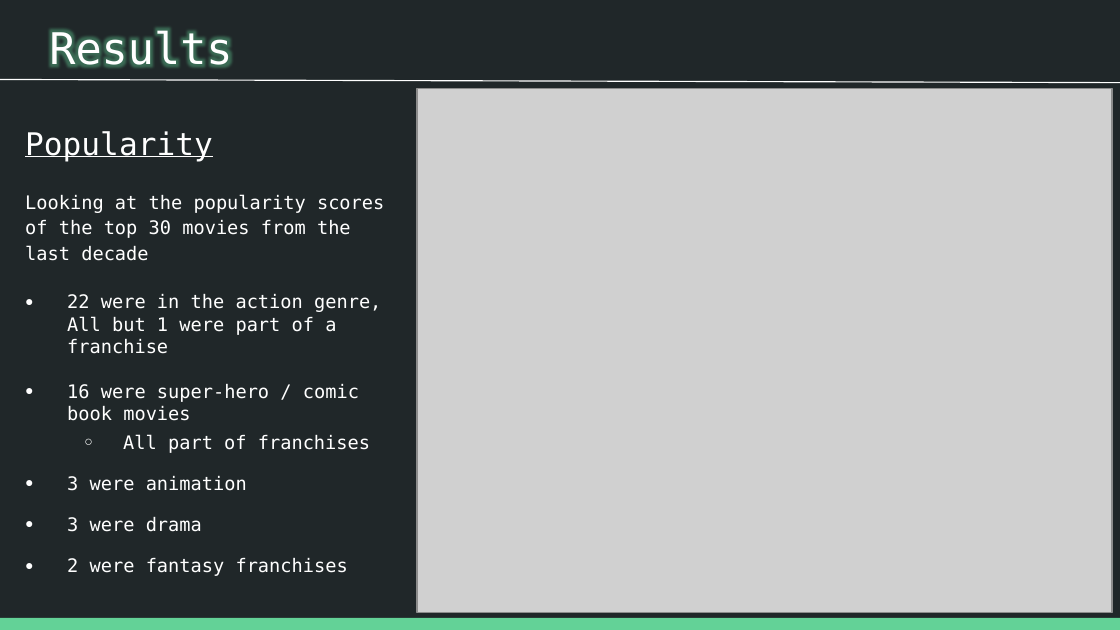
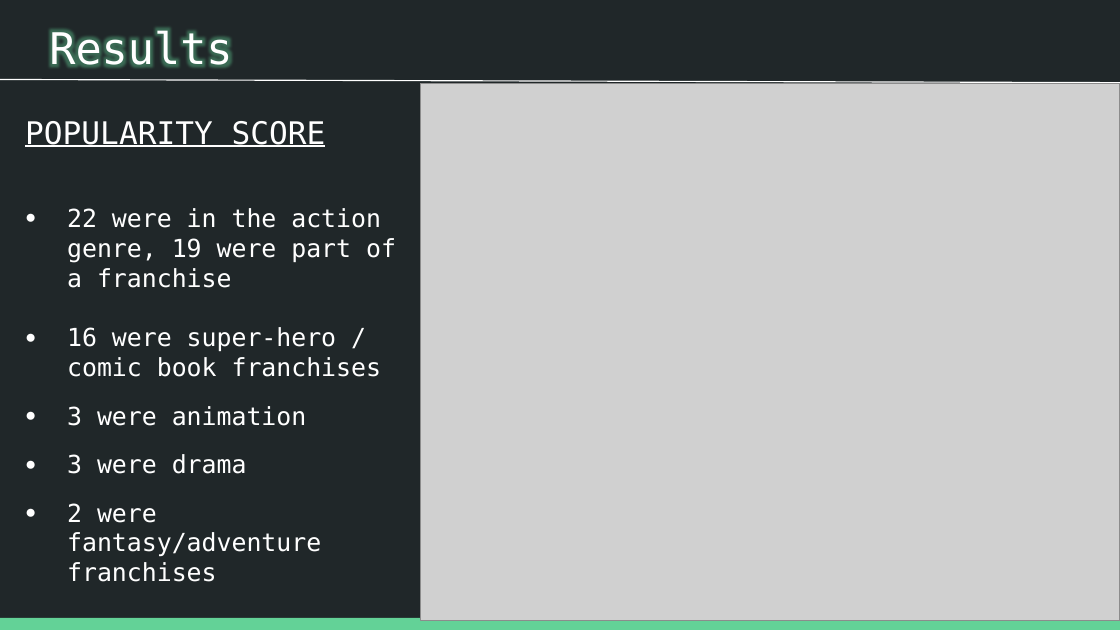
Before and after one commit to patrick-anastasio/Flatiron_DSC-Phase1_Project, a slide deck: slide 9 of Slide Deck.pptx. Drawn at 1120x630 pixels with LibreOffice and Linux fonts; fonts in the diff are those of the drawing; grey boxes stand for pictures. Boxes give left, top, right and bottom in pixels: in the first picture for what was removed or moved away, otherwise in the second. Text is boxed around its words. In the diff, an @@ line names an element or a change of style, - is before the commit and + after.

```diff
--- a/Slide Deck.pptx
+++ b/Slide Deck.pptx
@@ picture: place and size @@
-picture at <box>417,88,1112,613</box>
+picture at <box>420,84,1120,620</box>
@@ text at <box>25,121,396,377</box>: text changed; size 12 to 16 pt @@
-Popularity
-Looking at the popularity scores of the top 30 movies from the last decade
-● 22 were in the action genre, All but 1 were part of a franchise
-● 16 were super-hero / comic book movies
-  ○ All part of franchises
+POPULARITY SCORE
+● 22 were in the action genre, 19 were part of a franchise
+● 16 were super-hero / comic book franchises
@@ text at <box>67,406,307,474</box>: size 12 to 16 pt in "3 were animation", "3 were drama" @@
@@ text at <box>67,503,321,582</box>: text changed; size 12 to 16 pt @@
-● 2 were fantasy franchises
+● 2 were fantasy/adventure franchises
```
Also in this commit, not shown: 12 other slides changed, 2 slides added, 17 other files.
